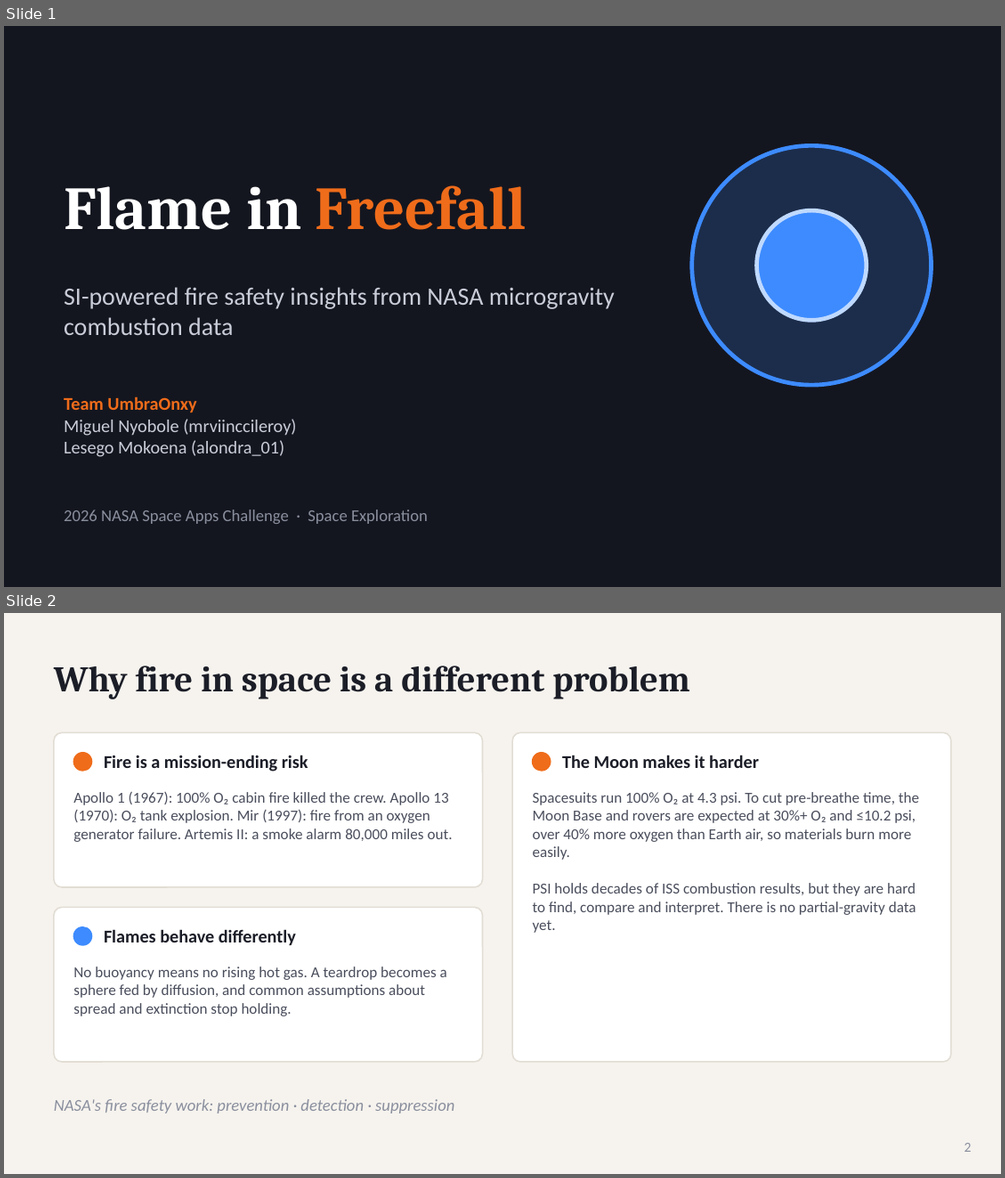
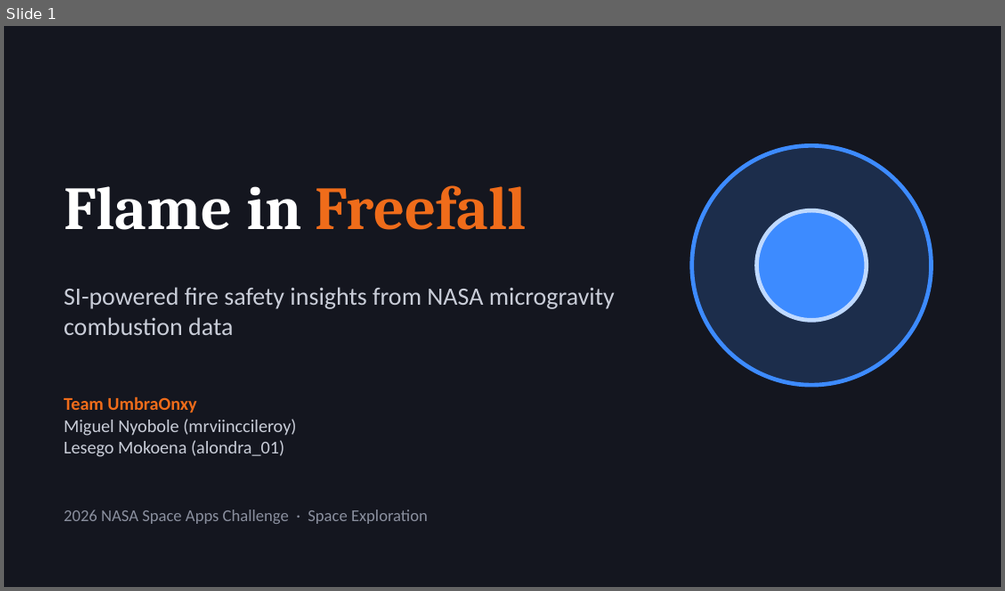
Before and after one commit to Real-Vicinic/F-I-F, a slide deck: docs/Flame_in_Freefall_Presentation.pptx. Shown one above the other, each under a label of ours: slides 1 and 2 before the commit, slide 1 after it. The pictures are 1005x1178 and 1005x591 pixels, drawn with LibreOffice and Linux fonts; fonts in the diff are those of the drawing. Boxes give left, top, right and bottom in pixels: in the first picture for what was removed or moved away, otherwise in the second. Text is boxed around its words. In the diff, an @@ line names an element or a change of style, - is before the commit and + after.

```diff
--- a/docs/Flame_in_Freefall_Presentation.pptx
+++ b/docs/Flame_in_Freefall_Presentation.pptx
@@ slide 2 removed at [4,613,1001,1174], background #F6F3EE @@
@@ text removed at [54,666,690,699] @@
-Why fire in space is a different problem
@@ rounded rectangle removed at [54,732,483,887] @@
@@ rounded rectangle removed at [512,732,951,1062] @@
@@ ellipse removed at [73,753,92,771] @@
@@ text removed at [104,755,308,771] @@
-Fire is a mission-ending risk
@@ ellipse removed at [533,753,550,771] @@
@@ text removed at [562,755,759,768] @@
-The Moon makes it harder
@@ text removed at [73,792,453,842] @@
-Apollo 1 (1967): 100% O₂ cabin fire killed the crew. Apollo 13 (1970): O₂ tank explosion. Mir (1997): fire from an oxygen generator failure. Artemis II: a smoke alarm 80,000 miles out.
@@ text removed at [533,792,919,933] @@
-Spacesuits run 100% O₂ at 4.3 psi. To cut pre-breathe time, the Moon Base and rovers are expected at 30%+ O₂ and ≤10.2 psi, over 40% more oxygen than Earth air, so materials burn more easily.
-PSI holds decades of ISS combustion results, but they are hard to find, compare and interpret. There is no partial-gravity data yet.
@@ rounded rectangle removed at [54,907,483,1062] @@
@@ ellipse removed at [73,927,92,945] @@
@@ text removed at [104,929,296,945] @@
-Flames behave differently
@@ text removed at [73,966,447,1016] @@
-No buoyancy means no rising hot gas. A teardrop becomes a sphere fed by diffusion, and common assumptions about spread and extinction stop holding.
@@ text removed at [54,1099,454,1113] @@
-NASA's fire safety work: prevention · detection · suppression
@@ text removed at [964,1143,971,1151] @@
-2
```
Also in this commit, not shown: 4 slides changed, 1 slide added, 6 other slides removed.
